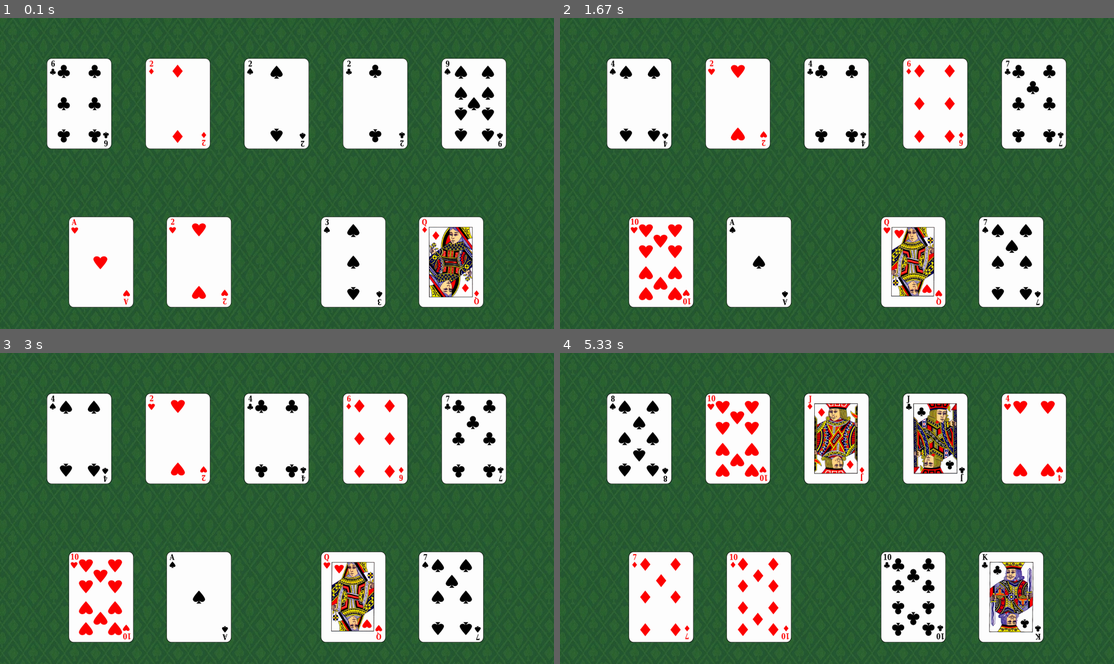
Above: before the commit, frames 1-4 (two rows, left to right).
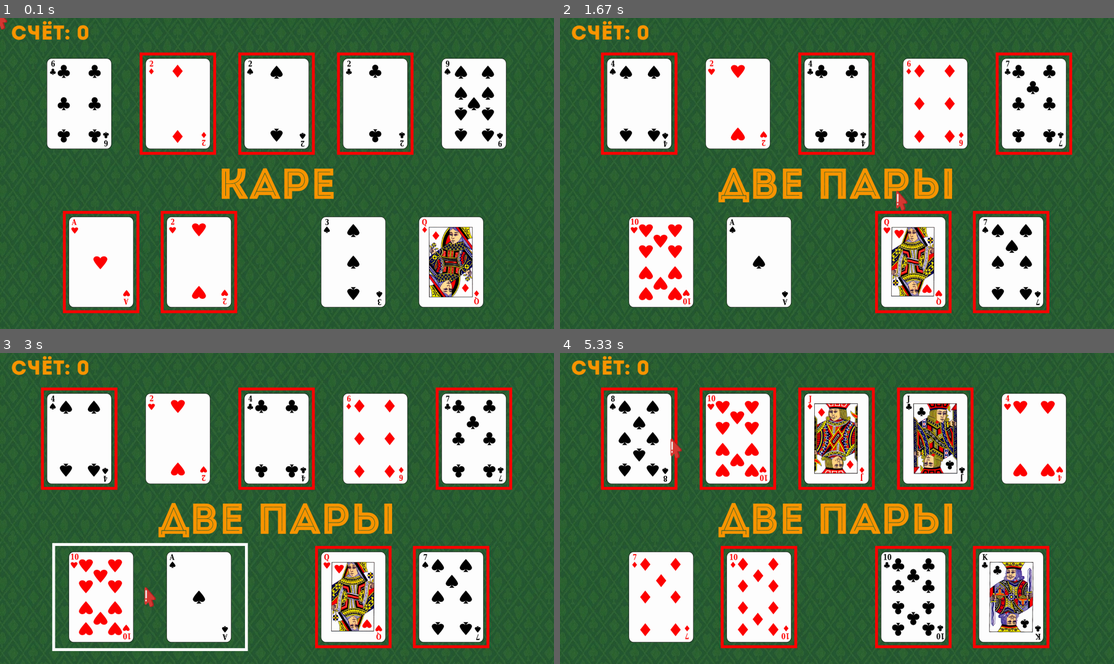
Above: after the commit, the same moments.

Repository: gkhlevtov/Yandex-PyGame-Project
Game: pygame game, started from main.py
The game is run twice, just before and just after one commit, with the same random seed, the same clock (stepped at 60 frames per second) and the same inputs.
Inputs (mouse positions are in pixels of both pictures, inside the frame that each line leads up to):
- Up to frame 1 (0.1 s): no input
- Up to frame 2 (1.67 s): click (964, 260) at 0.38 s; tap Space at 0.67, 1.07, 1.37 s; click (903, 201) at 1.55 s
- Up to frame 3 (3 s): click (288, 402) at 1.88 s; click (249, 589) at 2.22 s; click (260, 455) at 2.55 s; click (149, 595) at 2.88 s
- Up to frame 4 (5.33 s): click (981, 480) at 3.22 s; click (1008, 502) at 3.55 s; click (953, 452) at 3.88 s; click (676, 449) at 4.22 s; tap Space at 4.57, 4.9, 5.2 s

The runs differ from the first frame. In frame 1, 5.0% of the frame differs, in the area x 0-75%, y 0-96%; in frame 2, 6.2%; in frame 3, 7.3%; in frame 4, 7.5%, in the area x 2-89%, y 0-96%.

Commit message:
rethinking of functions and mechanics of game field; combining with best_combination.py

Diff:
--- a/main.py
+++ b/main.py
@@ -4,39 +4,51 @@
 
 import pygame
 
+import best_combination
+
 # Полная колода карт
 full_deck = (
-    ['A', 'C', 'card_40.png'], ['A', 'D', 'card_27.png'], ['A', 'H', 'card_01.png'], ['A', 'S', 'card_14.png'],
-    ['K', 'C', 'card_52.png'], ['K', 'D', 'card_39.png'], ['K', 'H', 'card_13.png'], ['K', 'S', 'card_26.png'],
-    ['Q', 'C', 'card_51.png'], ['Q', 'D', 'card_38.png'], ['Q', 'H', 'card_12.png'], ['Q', 'S', 'card_25.png'],
-    ['J', 'C', 'card_50.png'], ['J', 'D', 'card_37.png'], ['J', 'H', 'card_11.png'], ['J', 'S', 'card_24.png'],
-    ['10', 'C', 'card_49.png'], ['10', 'D', 'card_36.png'], ['10', 'H', 'card_10.png'], ['10', 'S', 'card_23.png'],
-    ['9', 'C', 'card_48.png'], ['9', 'D', 'card_35.png'], ['9', 'H', 'card_09.png'], ['9', 'S', 'card_22.png'],
-    ['8', 'C', 'card_47.png'], ['8', 'D', 'card_34.png'], ['8', 'H', 'card_08.png'], ['8', 'S', 'card_21.png'],
-    ['7', 'C', 'card_46.png'], ['7', 'D', 'card_33.png'], ['7', 'H', 'card_07.png'], ['7', 'S', 'card_20.png'],
-    ['6', 'C', 'card_45.png'], ['6', 'D', 'card_32.png'], ['6', 'H', 'card_06.png'], ['6', 'S', 'card_19.png'],
-    ['5', 'C', 'card_44.png'], ['5', 'D', 'card_31.png'], ['5', 'H', 'card_05.png'], ['5', 'S', 'card_18.png'],
-    ['4', 'C', 'card_43.png'], ['4', 'D', 'card_30.png'], ['4', 'H', 'card_04.png'], ['4', 'S', 'card_17.png'],
-    ['3', 'C', 'card_42.png'], ['3', 'D', 'card_29.png'], ['3', 'H', 'card_03.png'], ['3', 'S', 'card_16.png'],
-    ['2', 'C', 'card_41.png'], ['2', 'D', 'card_28.png'], ['2', 'H', 'card_02.png'], ['2', 'S', 'card_15.png']
+    [14, 'C', 'card_40.png'], [14, 'D', 'card_27.png'], [14, 'H', 'card_01.png'], [14, 'S', 'card_14.png'],
+    [13, 'C', 'card_52.png'], [13, 'D', 'card_39.png'], [13, 'H', 'card_13.png'], [13, 'S', 'card_26.png'],
+    [12, 'C', 'card_51.png'], [12, 'D', 'card_38.png'], [12, 'H', 'card_12.png'], [12, 'S', 'card_25.png'],
+    [11, 'C', 'card_50.png'], [11, 'D', 'card_37.png'], [11, 'H', 'card_11.png'], [11, 'S', 'card_24.png'],
+    [10, 'C', 'card_49.png'], [10, 'D', 'card_36.png'], [10, 'H', 'card_10.png'], [10, 'S', 'card_23.png'],
+    [9, 'C', 'card_48.png'], [9, 'D', 'card_35.png'], [9, 'H', 'card_09.png'], [9, 'S', 'card_22.png'],
+    [8, 'C', 'card_47.png'], [8, 'D', 'card_34.png'], [8, 'H', 'card_08.png'], [8, 'S', 'card_21.png'],
+    [7, 'C', 'card_46.png'], [7, 'D', 'card_33.png'], [7, 'H', 'card_07.png'], [7, 'S', 'card_20.png'],
+    [6, 'C', 'card_45.png'], [6, 'D', 'card_32.png'], [6, 'H', 'card_06.png'], [6, 'S', 'card_19.png'],
+    [5, 'C', 'card_44.png'], [5, 'D', 'card_31.png'], [5, 'H', 'card_05.png'], [5, 'S', 'card_18.png'],
+    [4, 'C', 'card_43.png'], [4, 'D', 'card_30.png'], [4, 'H', 'card_04.png'], [4, 'S', 'card_17.png'],
+    [3, 'C', 'card_42.png'], [3, 'D', 'card_29.png'], [3, 'H', 'card_03.png'], [3, 'S', 'card_16.png'],
+    [2, 'C', 'card_41.png'], [2, 'D', 'card_28.png'], [2, 'H', 'card_02.png'], [2, 'S', 'card_15.png']
 )
 
 
 class Card(pygame.sprite.Sprite):
     """Класс для создания спрайта одной карты."""
 
-    def __init__(self, *group, path, position, card_size=(225, 315)):
+    def __init__(self, *group, path, position, value, suit, screen, card_size=(225, 315)):
         super().__init__(*group)
         self.image = pygame.transform.scale(load_image(path), (card_size[0], card_size[1]))
+        self.size = card_size
         self.rect = self.image.get_rect()
         self.rect.x = position[0]
         self.rect.y = position[1]
-
-    def update(self):
-        """
-        self.rect = self.rect.move(random.randrange(3) - 1,
-                                   random.randrange(3) - 1)
-        """
+        self.value = value
+        self.suit = suit
+        self.screen = screen
+
+    def update(self, best_comb):
+        for card in best_comb[1]:
+            value, suit = card[1], card[2]
+            if self.value == value and self.suit == suit:
+                size_percent = self.size[0] // 100
+                stroke_pos = (self.rect.x - size_percent * 10,
+                              self.rect.y - size_percent * 10,
+                              self.size[0] + size_percent * 20,
+                              self.size[1] + size_percent * 20)
+                pygame.draw.rect(self.screen, (255, 0, 0), stroke_pos, size_percent * 5)
+                break
 
 
 def load_image(filename, color_key=None):
@@ -93,8 +105,12 @@
     return game_set, player_set1, player_set2, images
 
 
-def draw_cards(screen, sprite_group, images, screen_size, card_size=(225, 315)):
+def draw_cards(screen, sprite_group, images, screen_size, game_set, player_set1, player_set2, card_size=(225, 315)):
     """Функция создания и отрисовки спрайтов карт."""
+
+    all_cards = game_set + player_set1 + player_set2
+    values = [x[0] for x in all_cards]
+    suits = [x[1] for x in all_cards]
 
     screen_width, screen_height = screen_size
     w_percent, h_percent = screen_width // 100, screen_height // 100
@@ -107,24 +123,155 @@
     left_card1_pos = center_card_pos[0] + 18 * w_percent, center_card_pos[1]
     left_card2_pos = center_card_pos[0] + 36 * w_percent, center_card_pos[1]
 
-    Card(sprite_group, path=images[0][0], position=right_card1_pos, card_size=card_size)
-    Card(sprite_group, path=images[0][1], position=right_card2_pos, card_size=card_size)
-    Card(sprite_group, path=images[0][2], position=center_card_pos, card_size=card_size)
-    Card(sprite_group, path=images[0][3], position=left_card1_pos, card_size=card_size)
-    Card(sprite_group, path=images[0][4], position=left_card2_pos, card_size=card_size)
+    Card(sprite_group, path=images[0][0], position=right_card1_pos, card_size=card_size,
+         value=values[0], suit=suits[0], screen=screen)
+    Card(sprite_group, path=images[0][1], position=right_card2_pos, card_size=card_size,
+         value=values[1], suit=suits[1], screen=screen)
+    Card(sprite_group, path=images[0][2], position=center_card_pos, card_size=card_size,
+         value=values[2], suit=suits[2], screen=screen)
+    Card(sprite_group, path=images[0][3], position=left_card1_pos, card_size=card_size,
+         value=values[3], suit=suits[3], screen=screen)
+    Card(sprite_group, path=images[0][4], position=left_card2_pos, card_size=card_size,
+         value=values[4], suit=suits[4], screen=screen)
 
     player_set_y = center[1] + 15 * h_percent
     set1_x = center[0] - 38 * w_percent
     set2_x = center[0] + 8 * w_percent
     indent = card_width + 6 * w_percent
 
-    Card(sprite_group, path=images[1][0], position=(set1_x, player_set_y), card_size=card_size)
-    Card(sprite_group, path=images[1][1], position=(set1_x + indent, player_set_y), card_size=card_size)
-    Card(sprite_group, path=images[2][0], position=(set2_x, player_set_y), card_size=card_size)
-    Card(sprite_group, path=images[2][1], position=(set2_x + indent, player_set_y), card_size=card_size)
-
-    sprite_group.draw(screen)
-    sprite_group.update()
+    Card(sprite_group, path=images[1][0], position=(set1_x, player_set_y), card_size=card_size,
+         value=values[5], suit=suits[5], screen=screen)
+    Card(sprite_group, path=images[1][1], position=(set1_x + indent, player_set_y), card_size=card_size,
+         value=values[6], suit=suits[6], screen=screen)
+    Card(sprite_group, path=images[2][0], position=(set2_x, player_set_y), card_size=card_size,
+         value=values[7], suit=suits[7], screen=screen)
+    Card(sprite_group, path=images[2][1], position=(set2_x + indent, player_set_y), card_size=card_size,
+         value=values[8], suit=suits[8], screen=screen)
+
+
+def show_combination(comb, screen_size, screen):
+    """Функция вывода названия лучшей комбинации на экран."""
+    screen_width, screen_height = screen_size
+    h_percent = screen_height // 100
+
+    font = pygame.font.Font('fonts/Intro_Inline.otf', screen_height // 100 * 15)
+    text = font.render(comb, True, (250, 150, 0))
+    text_w = text.get_width()
+    text_h = text.get_height()
+    text_x = screen_width // 2 - text_w // 2
+    text_y = screen_height // 2 - text_h // 2 + 5 * h_percent
+
+    screen.blit(text, (text_x, text_y))
+
+
+def show_score(score, screen_size, screen):
+    """Функция вывода счёта на экран."""
+    screen_width, screen_height = screen_size
+    w_percent, h_percent = screen_width // 100, screen_height // 100
+
+    font = pygame.font.Font('fonts/Intro.otf', screen_height // 100 * 7)
+    text = font.render(f'Счёт: {score}', True, (250, 150, 0))
+    text_x = 2 * w_percent
+    text_y = 1 * h_percent
+
+    screen.blit(text, (text_x, text_y))
+
+
+def set_maker(game_set, player_set1, player_set2):
+    """Функция подготовки данных для определения комбинации."""
+    set1 = sorted(game_set + player_set1, key=lambda x: x[0])
+    set1_values = [x[0] for x in set1]
+    set1_suits = [x[1] for x in set1]
+
+    set2 = sorted(game_set + player_set2, key=lambda x: x[0])
+    set2_values = [x[0] for x in set2]
+    set2_suits = [x[1] for x in set2]
+
+    return (set1_values, set1_suits), (set2_values, set2_suits)
+
+
+def get_sets_positions(screen_size, card_size):
+    screen_width, screen_height = screen_size
+    w_percent, h_percent = screen_width // 100, screen_height // 100
+    card_width, card_height = card_size
+    center = (screen_width // 2, screen_height // 2)
+
+    player_set_y = center[1] + 15 * h_percent
+    set1_x = center[0] - 38 * w_percent
+    set2_x = center[0] + 8 * w_percent
+    indent = card_width + 6 * w_percent
+
+    set1_up_pos = set1_x - 3 * w_percent, player_set_y - 3 * h_percent
+    set2_up_pos = set2_x - 3 * w_percent, player_set_y - 3 * h_percent
+
+    set1_down_pos = set1_x + indent + card_width + 3 * w_percent, player_set_y + card_height + 3 * h_percent
+    set2_down_pos = set2_x + indent + card_width + 3 * w_percent, player_set_y + card_height + 3 * h_percent
+
+    return set1_up_pos, set1_down_pos, set2_up_pos, set2_down_pos
+
+
+def get_screen_zone(pos, sets_pos):
+    """Функция определения нахождения курсора в игровых зонах."""
+    zone = 0  # стол
+    x, y = pos[0], pos[1]
+
+    set1_up_pos, set1_down_pos, set2_up_pos, set2_down_pos = sets_pos
+
+    if (set1_up_pos[0] <= x <= set1_down_pos[0]) and (set1_up_pos[1] <= y <= set1_down_pos[1]):
+        zone = 1  # 1 набор
+    elif (set2_up_pos[0] <= x <= set2_down_pos[0]) and (set2_up_pos[1] <= y <= set2_down_pos[1]):
+        zone = 2  # 2 набор
+    return zone
+
+
+def draw_zone_border(zone, sets_pos, screen_size, card_size, screen):
+    """Функция отрисовки обводки зон с наборами карт."""
+    if zone != 0:
+        screen_width, screen_height = screen_size
+        w_percent, h_percent = screen_width // 100, screen_height // 100
+        card_width, card_height = card_size
+        indent = card_width + 6 * w_percent
+
+        set1_up_pos, set1_down_pos, set2_up_pos, set2_down_pos = sets_pos
+
+        if zone == 1:
+            pygame.draw.rect(screen, (255, 255, 255),
+                             (set1_up_pos[0], set1_up_pos[1],
+                              card_width + indent + 6 * w_percent, card_height + 6 * h_percent),
+                             10)
+        else:
+            pygame.draw.rect(screen, (255, 255, 255),
+                             (set2_up_pos[0], set2_up_pos[1],
+                              card_width + indent + 6 * w_percent, card_height + 6 * h_percent),
+                             10)
+
+
+def get_best_combination(game_set, player_set1, player_set2):
+    """
+    Функция определения выигрышной комбинации из двух наборов
+    с использованием функций best_combinations.
+    """
+    full_set1, full_set2 = set_maker(game_set, player_set1, player_set2)
+
+    comb1 = best_combination.comb(*full_set1)
+    comb2 = best_combination.comb(*full_set2)
+
+    print(comb1, comb2, sep='\n')
+
+    best = best_combination.best_comb(*comb1, *comb2)
+    if best == '1':
+        win_comb = comb1
+        print('Первая')
+    elif best == '0':
+        win_comb = comb2
+        print('Вторая')
+    else:
+        win_comb = (comb1[0], comb1[1] + comb2[1])
+        print('Ничья')
+
+    print(win_comb)
+
+    return win_comb
 
 
 def main():
@@ -136,44 +283,98 @@
     display_info = pygame.display.Info()
     display_width, display_height = display_info.current_w, display_info.current_h
     size = (display_width, display_height)
-
-    print(display_width, display_height)
-
-    card_width, card_height = 225 * display_width // 1920, 315 * display_height // 1080
-
-    print(card_width, card_height)
+    card_size = 225 * display_width // 1920, 315 * display_height // 1080
 
     screen = pygame.display.set_mode(size, pygame.FULLSCREEN)
 
     background_image = load_image('background_big.jpg')
     scaled_background = pygame.transform.scale(background_image, (display_width, display_height))
 
+    cursor_img = load_image("arrow.png")
+    cursor_img = pygame.transform.scale(cursor_img, (40 * display_width // 1920, 70 * display_height // 1080))
+    cursor_img_rect = cursor_img.get_rect()
+
+    sets_pos = get_sets_positions(size, card_size)
+
     all_sprites = pygame.sprite.Group()
     clock = pygame.time.Clock()
-    fps = 50
+    fps = 60
+    current_zone = 0
     running = True
+    use_custom_cursor = True
+
+    focused = False
+    current_score = 0
+    zone = 0
+    draw = False
 
     game_set, player_set1, player_set2, images = update_sets(full_deck)
 
-    draw_cards(screen=screen, sprite_group=all_sprites, images=images, screen_size=size,
-               card_size=(card_width, card_height))
+    draw_cards(screen=screen, sprite_group=all_sprites, images=images,
+               screen_size=size, card_size=card_size,
+               game_set=game_set, player_set1=player_set1, player_set2=player_set2)
+
+    win_comb = get_best_combination(game_set, player_set1, player_set2)
+    show_combination(win_comb[0], screen_size=size, screen=screen)
+    show_score(current_score, screen_size=size, screen=screen)
 
     while running:
+        if use_custom_cursor:
+            pygame.mouse.set_visible(False)
+            if pygame.mouse.get_focused():
+                cursor_img_rect.center = pygame.mouse.get_pos()
+                screen.blit(cursor_img, cursor_img_rect)
+
         for event in pygame.event.get():
             if event.type == pygame.QUIT:
                 running = False
+
+            if event.type == pygame.MOUSEBUTTONDOWN:
+                click_pos = pygame.mouse.get_pos()
+                zone = get_screen_zone(click_pos, sets_pos)
+
+                if focused and zone != 0 and current_zone == zone:
+
+                    # ! Происходит смена наборов
+                    draw = False
+                elif focused and zone == 0:
+                    focused = False
+                    draw = False
+                elif zone != 0:
+                    focused = True
+                    draw = True
+
+                current_zone = zone
+
+                # current_score += 1
+
             if event.type == pygame.KEYDOWN:
                 if event.key == pygame.K_SPACE:
+                    all_sprites = pygame.sprite.Group()
                     game_set, player_set1, player_set2, images = update_sets(full_deck)
-                    draw_cards(screen=screen, sprite_group=all_sprites, images=images, screen_size=size,
-                               card_size=(card_width, card_height))
+
+                    print('======================================================================================')
+
+                    win_comb = get_best_combination(game_set, player_set1, player_set2)
+
+                    draw_cards(screen=screen, sprite_group=all_sprites, images=images,
+                               screen_size=size, card_size=card_size,
+                               game_set=game_set, player_set1=player_set1, player_set2=player_set2)
+
                 if event.key == pygame.K_ESCAPE:
                     running = False
 
         screen.blit(scaled_background, (0, 0))
         all_sprites.draw(screen)
-        all_sprites.update()
-
+        all_sprites.update(win_comb)
+        show_combination(win_comb[0], screen_size=size, screen=screen)
+        show_score(current_score, screen_size=size, screen=screen)
+
+        if draw:
+            draw_zone_border(zone, sets_pos, screen_size=size, card_size=card_size, screen=screen)
+
+        if use_custom_cursor:
+            screen.blit(cursor_img, cursor_img_rect)
         clock.tick(fps)
         pygame.display.flip()
 
Binary file added: images/arrow.png
